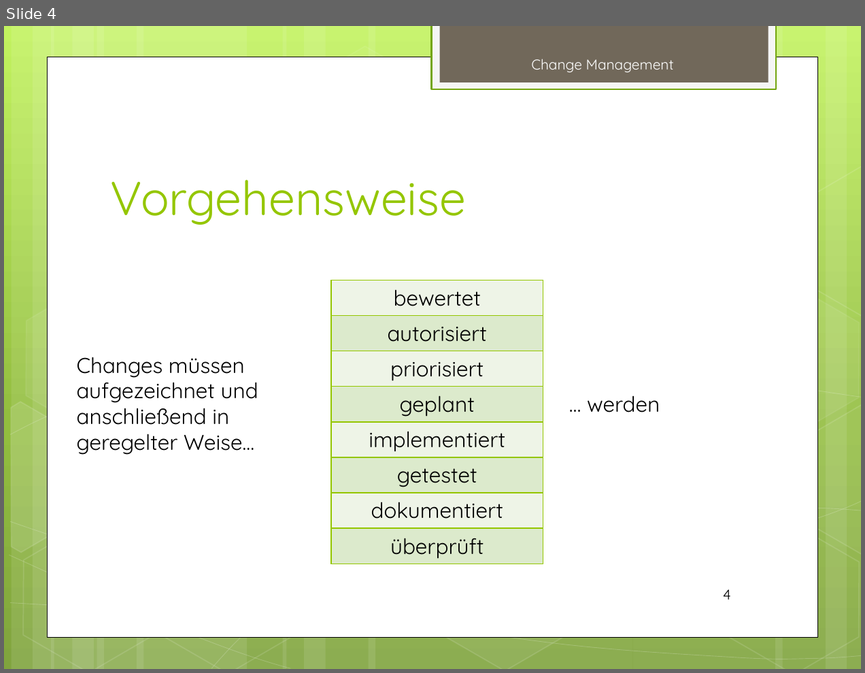
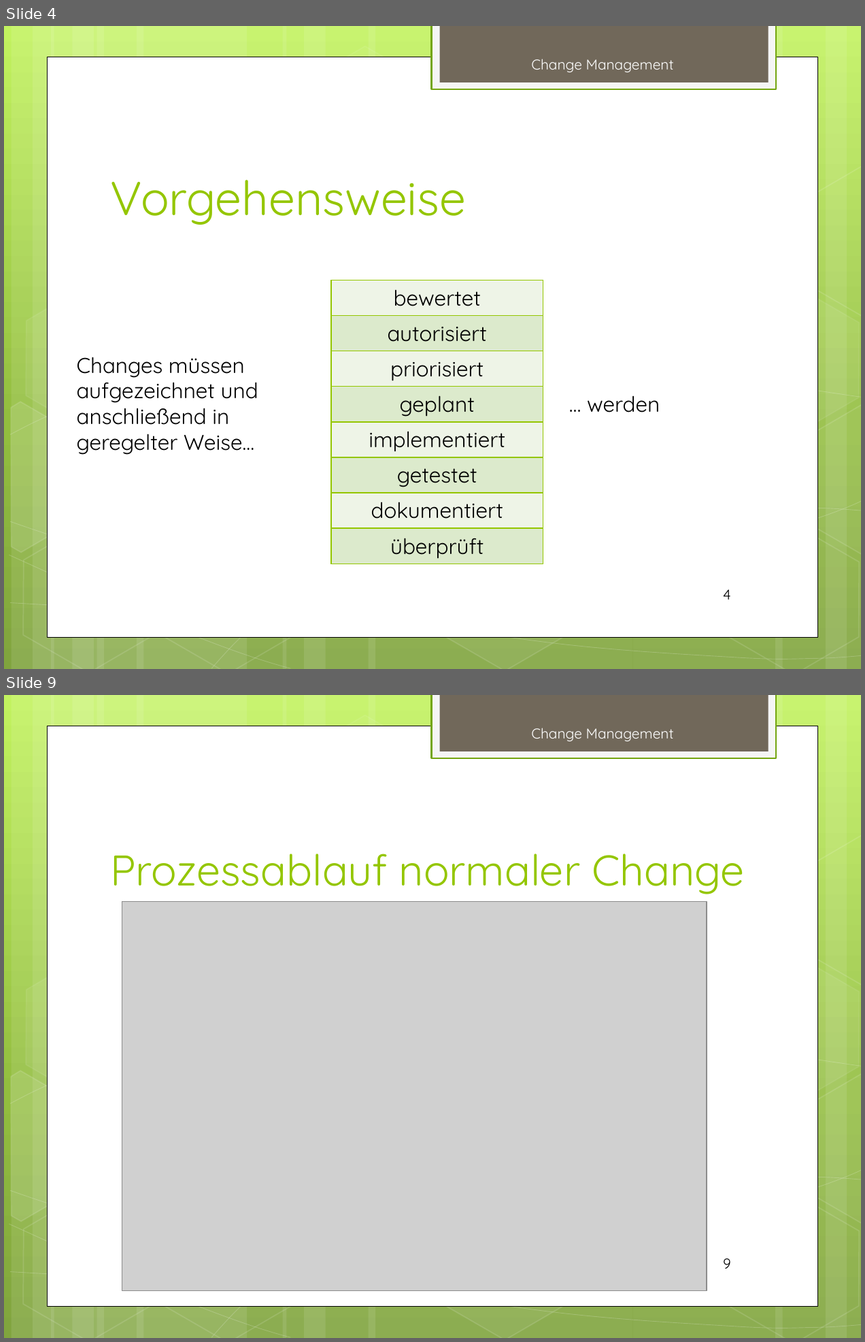
Before and after one commit to lightstalker89/MIT_SAD, a slide deck: 2nd_sem/itsm/Change Management.pptx. Shown one above the other, each under a label of ours: slide 4 before the commit, slides 4 and 9 after it; the slides between them are not shown. The pictures are 865x673 and 865x1342 pixels, drawn with LibreOffice and Linux fonts; fonts in the diff are those of the drawing; grey boxes stand for pictures. Boxes give left, top, right and bottom in pixels: in the first picture for what was removed or moved away, otherwise in the second. Text is boxed around its words. In the diff, an @@ line names an element or a change of style, - is before the commit and + after.

Commit message:
+) ITSM Change Management

```diff
--- a/2nd_sem/itsm/Change Management.pptx
+++ b/2nd_sem/itsm/Change Management.pptx
@@ slide 9 added at box(4, 695, 861, 1338), background gradient #C3F35F to #93BF3F to #81A53E; not listed: 31 template elements that a slide beside it also shows @@
@@ text added at box(531, 728, 674, 741), 12 pt, text #FEFEFE @@
+Change Management
@@ title added at box(110, 853, 744, 894), 36 pt, text #94C600 @@
+Prozessablauf normaler Change
@@ picture added at box(122, 902, 706, 1291) @@
@@ page number added at box(723, 1258, 731, 1268), 12 pt, text #000000 @@
+9
```
Also in this commit, not shown: 7 other slides added.
